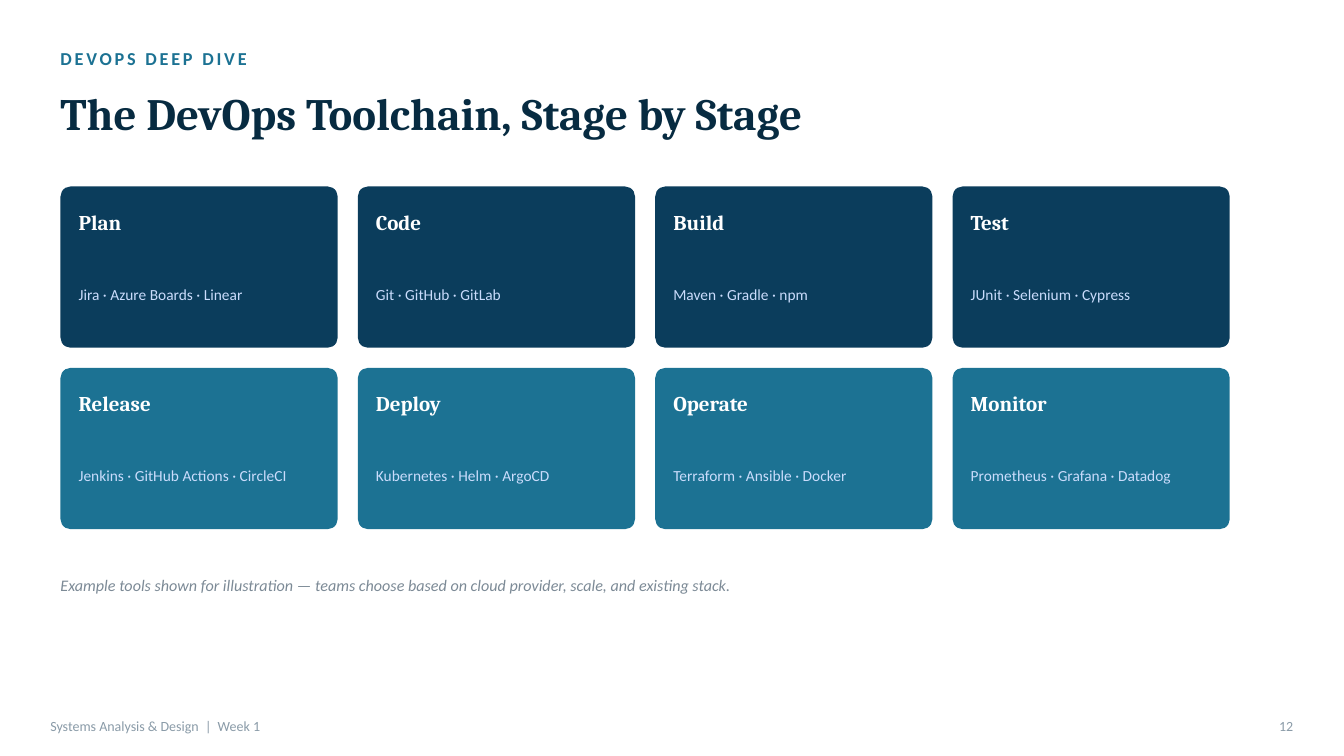
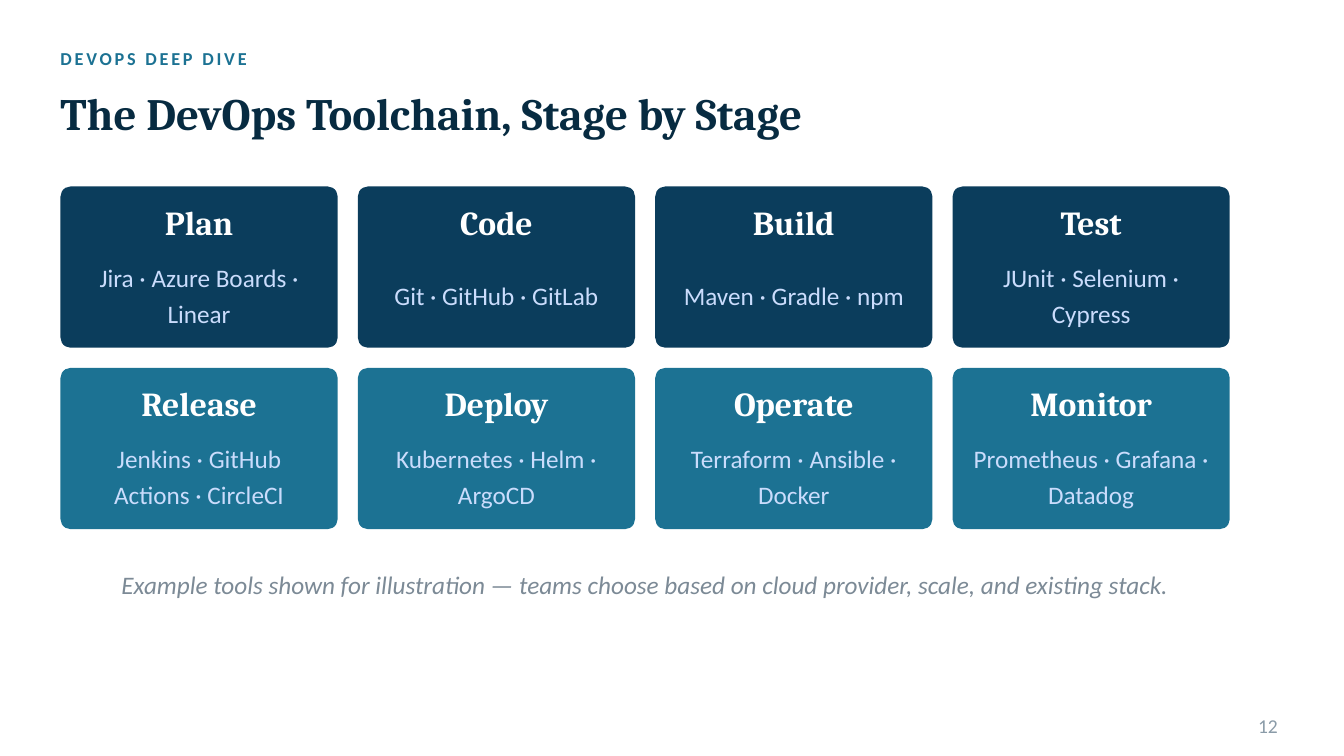
Before and after one commit to shakiliitju/Masters-in-IT, a slide deck: slide 12 of Chapter One 1448/IT 611_Advanced Information Systems Analysis and Design/Lectute Slides/Week1_SystemsAnalysisDesign.pptx. Drawn at 1344x756 pixels with LibreOffice and Linux fonts; fonts in the diff are those of the drawing. Boxes give left, top, right and bottom in pixels: in the first picture for what was removed or moved away, otherwise in the second. Text is boxed around its words. In the diff, an @@ line names an element or a change of style, - is before the commit and + after.

Commit message:
Update IT course lecture materials
Added updated lecture slide PDFs and PowerPoint files for IT 611 Systems Analysis and Design and IT 641 Data Management and Governance, including new Week 1 and revised chapter materials. Removed older ER/SQL lecture files that were superseded by the refreshed course content.

```diff
--- a/Chapter One 1448/IT 611_Advanced Information Systems Analysis and Design/Lectute Slides/Week1_SystemsAnalysisDesign.pptx
+++ b/Chapter One 1448/IT 611_Advanced Information Systems Analysis and Design/Lectute Slides/Week1_SystemsAnalysisDesign.pptx
@@ size 15 to 24 pt; alignment left to centre in 8 elements at (x1=165, y1=211, x2=233, y2=236), (x1=460, y1=211, x2=532, y2=236), (x1=753, y1=211, x2=835, y2=236), (x1=1061, y1=212, x2=1122, y2=236), (x1=141, y1=392, x2=257, y2=417), (x1=445, y1=392, x2=549, y2=424), (x1=734, y1=393, x2=854, y2=423), (x1=1030, y1=392, x2=1152, y2=417) @@
@@ size 11 to 18 pt; alignment left to centre in 8 elements at (x1=100, y1=269, x2=287, y2=323), (x1=394, y1=287, x2=598, y2=305), (x1=684, y1=287, x2=904, y2=309), (x1=1003, y1=269, x2=1167, y2=327), (x1=114, y1=450, x2=283, y2=504), (x1=396, y1=450, x2=584, y2=509), (x1=691, y1=450, x2=885, y2=504), (x1=974, y1=450, x2=1197, y2=509) @@
@@ text "Example tools shown for illustration ..." at (x1=121, y1=576, x2=1168, y2=598): size 11.5 to 18 pt; alignment left to centre @@
@@ text "12" at (x1=1258, y1=720, x2=1278, y2=733): size 10 to 14 pt; alignment right to centre @@
@@ text removed at (x1=50, y1=721, x2=260, y2=734) @@
-Systems Analysis & Design | Week 1
```
Also in this commit, not shown: 15 other slides changed, 9 other files.
